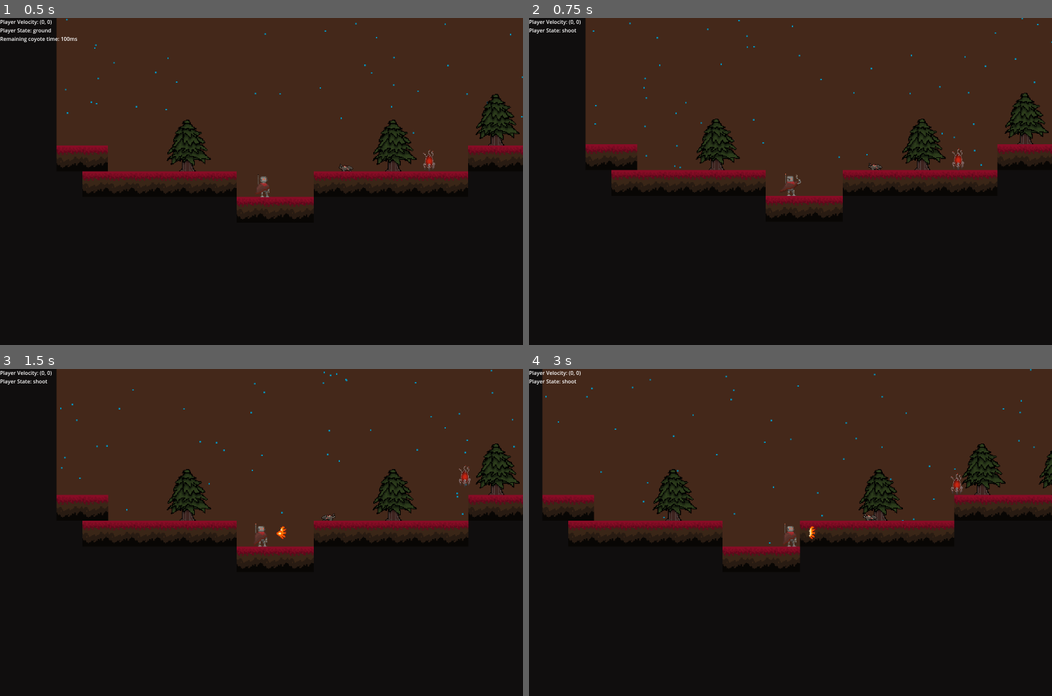
Above: before the commit, frames 1-4 (two rows, left to right).
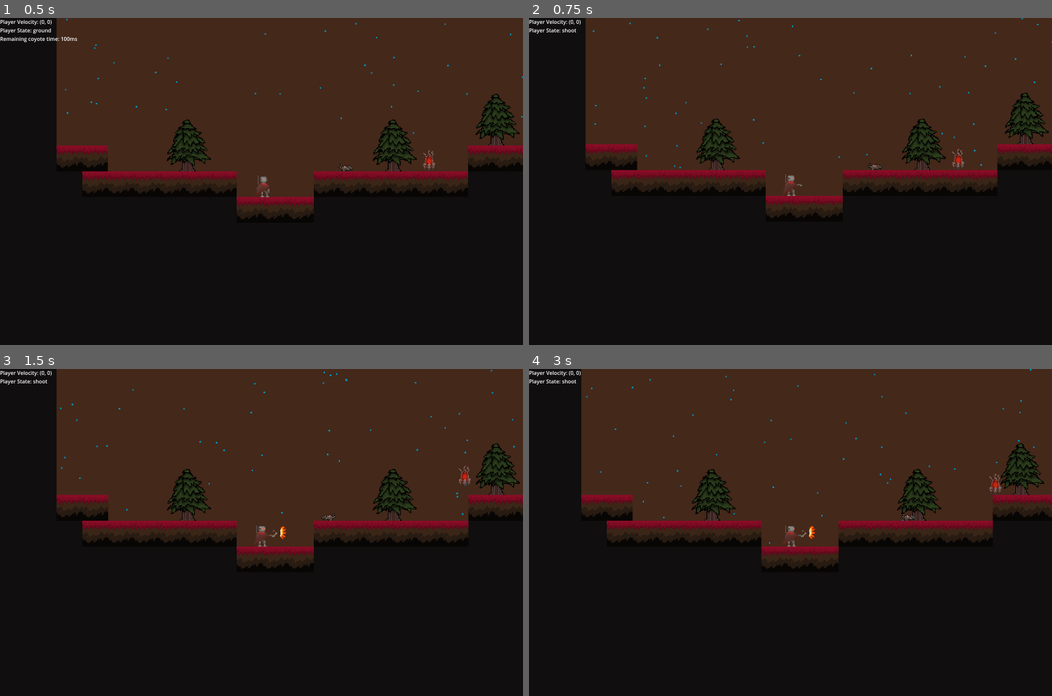
Above: after the commit, the same moments.

Repository: Rowan-Nag/Metroidvania
Game: Godot game, scene res://node_2d.tscn
The game is run twice, just before and just after one commit, with the same random seed, the same clock (stepped at 60 frames per second) and the same inputs.
Inputs (mouse positions are in pixels of both pictures, inside the frame that each line leads up to):
- Up to frame 1 (0.5 s): no input
- Up to frame 2 (0.75 s): move the mouse to (905, 165) at 0.52 s; hold D (Right) from 0.53 s (still down); hold Right mouse button (Rocket) from 0.53 s (still down); click (905, 165) at 0.6 s
- Up to frame 3 (1.5 s): keep holding D (Right); tap Space (Jump) at 0.77 s; move the mouse to (156, 548) at 1.27 s; release Right mouse button (Rocket) at 1.28 s; right-click (156, 548) at 1.35 s
- Up to frame 4 (3 s): tap Space (Jump) at 1.52 s; click (685, 548) at 1.55 s; move the mouse to (842, 460) at 2.02 s; release D (Right) at 2.03 s; hold A (Left) 2.03-2.78 s; hold Right mouse button (Rocket) 2.03-2.78 s; click (842, 460) at 2.1 s; move the mouse to (764, 597) at 2.77 s; hold D (Right) from 2.78 s (still down); tap Shift (Dash) at 2.85 s

Frame 1 is identical in both runs. In frame 2, less than 0.1% of the frame differs, in the area x 48-53%, y 47-54%; in frame 3, less than 0.1%; in frame 4, 11%, in the area x 2-100%, y 0-62%.

Commit message:
Added charge max & animationplayer methods

Diff:
--- a/Scripts/Player/PlayerShoot.gd
+++ b/Scripts/Player/PlayerShoot.gd
@@ -13,21 +13,24 @@
 @onready var gunAttack = preload("res://RobotGunAttack.tscn")
 @onready var controlAnimation = $AnimationPlayer
 
-@export var finished = false # Animation should set to true when it's done.
+@export var canShoot = false # when the player can release their shot
+@export var animationPaused = false # for pausing/unpausing animation
+var finished = false # signals to exit state
 
 var damage = 0
 var chargeTimer : Timer
 
 func shoot():
-	var attack = gunAttack.instantiate()
-	attack.position = parent.position
-	attack.position.x += 15*parent.animations.scale.x
-	attack.scale.x = sign(parent.animations.scale.x)
+	if(animationPaused):
+		animationPaused = false
+		var attack = gunAttack.instantiate()
+		attack.position = parent.position
+		attack.position.x += 15*parent.animations.scale.x
+		attack.scale.x = sign(parent.animations.scale.x)
 
-	add_child(attack)
+		add_child(attack)
 
-	attack.damage = chargeTimer.time_left * -1 * damage
-	print("attacks with" + str(attack.damage))
+		attack.damage = chargeTimer.time_left * -1 * damage
 
 func exitState():
 	finished = true
@@ -49,7 +52,7 @@
 	controlAnimation.pause()
 
 func process_input(event: InputEvent) -> State:
-	if (Input.is_action_just_released("Rocket")) :
+	if (!Input.is_action_pressed("Rocket") and canShoot):
 		shoot()
 
 	return null
@@ -70,7 +73,10 @@
 	parent.velocity.y = clamp(parent.velocity.y, -10000, parent.terminal_velocity)
 
 	parent.move_and_slide()
-
+	if(animationPaused):
+		parent.animations.pause()
+	else:
+		parent.animations.play()
 	# State change for is finished
 	if(finished):
 		return ground_state
--- a/player.tscn
+++ b/player.tscn
@@ -737,7 +737,7 @@
 
 [sub_resource type="Animation" id="Animation_5gecj"]
 resource_name = "PlayerShootAnimation"
-length = 1.2
+length = 1.5
 tracks/0/type = "method"
 tracks/0/imported = false
 tracks/0/enabled = true
@@ -745,12 +745,50 @@
 tracks/0/interp = 1
 tracks/0/loop_wrap = true
 tracks/0/keys = {
-"times": PackedFloat32Array(1.1),
+"times": PackedFloat32Array(1.4),
 "transitions": PackedFloat32Array(1),
 "values": [{
 "args": [],
 "method": &"exitState"
 }]
+}
+tracks/1/type = "method"
+tracks/1/imported = false
+tracks/1/enabled = true
+tracks/1/path = NodePath(".")
+tracks/1/interp = 1
+tracks/1/loop_wrap = true
+tracks/1/keys = {
+"times": PackedFloat32Array(1.2),
+"transitions": PackedFloat32Array(1),
+"values": [{
+"args": [],
+"method": &"shoot"
+}]
+}
+tracks/2/type = "value"
+tracks/2/imported = false
+tracks/2/enabled = true
+tracks/2/path = NodePath(".:canShoot")
+tracks/2/interp = 1
+tracks/2/loop_wrap = true
+tracks/2/keys = {
+"times": PackedFloat32Array(0, 0.2, 1.2),
+"transitions": PackedFloat32Array(1, 1, 1),
+"update": 1,
+"values": [false, true, false]
+}
+tracks/3/type = "value"
+tracks/3/imported = false
+tracks/3/enabled = true
+tracks/3/path = NodePath(".:animationPaused")
+tracks/3/interp = 1
+tracks/3/loop_wrap = true
+tracks/3/keys = {
+"times": PackedFloat32Array(0, 0.1, 1.3),
+"transitions": PackedFloat32Array(1, 1, 1),
+"update": 1,
+"values": [false, true, false]
 }
 
 [sub_resource type="AnimationLibrary" id="AnimationLibrary_w7evk"]
